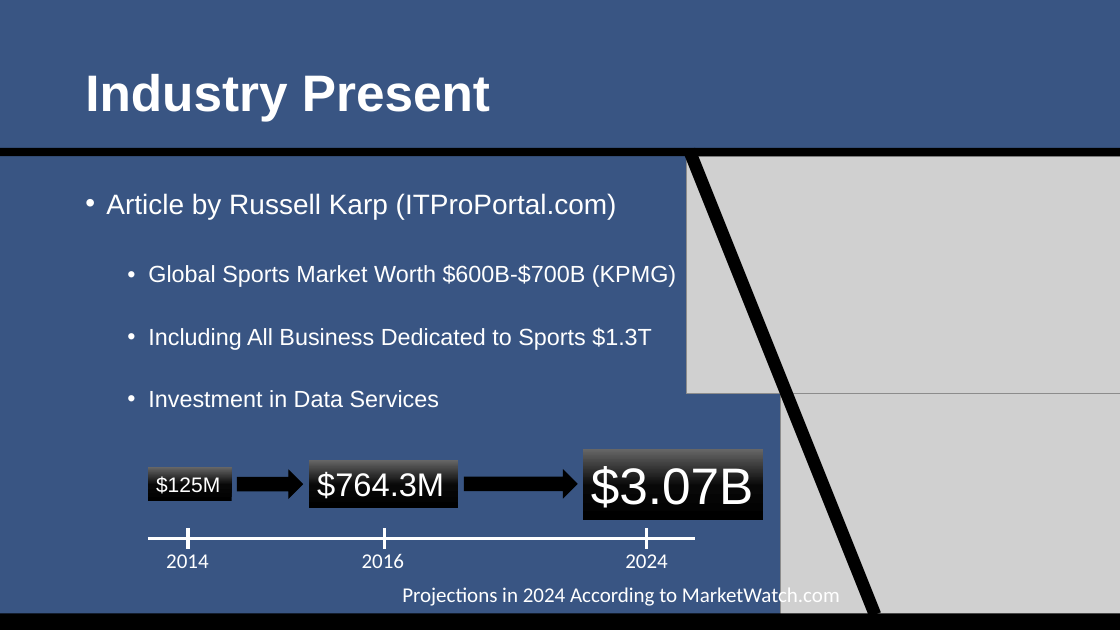
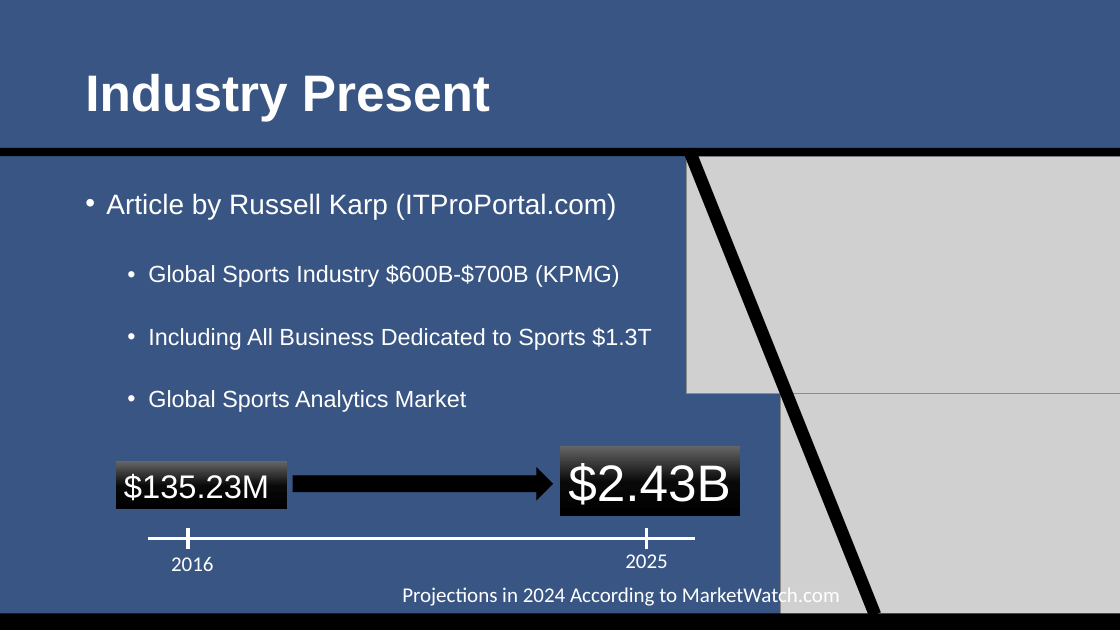
Before and after one commit to SuperMarioGiacomazzo/STOR538_WEBSITE, a slide deck: slide 8 of Slides/Sports Analytics 3/Sports_Analytics_3_Lecture.pptx. Drawn at 1120x630 pixels with LibreOffice and Linux fonts; fonts in the diff are those of the drawing; grey boxes stand for pictures. Boxes give left, top, right and bottom in pixels: in the first picture for what was removed or moved away, otherwise in the second. Text is boxed around its words. In the diff, an @@ line names an element or a change of style, - is before the commit and + after.

```diff
--- a/Slides/Sports Analytics 3/Sports_Analytics_3_Lecture.pptx
+++ b/Slides/Sports Analytics 3/Sports_Analytics_3_Lecture.pptx
@@ text at bbox=[148, 264, 619, 287]: text changed @@
-  • Global Sports Market Worth $600B-$700B (KPMG)
+  • Global Sports Industry $600B-$700B (KPMG)
@@ text at bbox=[148, 390, 466, 412]: text changed @@
-  • Investment in Data Services
+  • Global Sports Analytics Market
@@ rectangle "$2.43B": place and size @@
-rectangle "$2.43B" at bbox=[582, 450, 763, 520]
+rectangle "$2.43B" at bbox=[560, 446, 741, 517]
@@ rectangle "$135.23M": place and size @@
-rectangle "$135.23M" at bbox=[309, 460, 459, 508]
+rectangle "$135.23M" at bbox=[116, 461, 287, 509]
@@ text in rectangle at bbox=[124, 473, 269, 500]: text changed @@
-$764.3M
+$135.23M
@@ rectangle removed at bbox=[148, 467, 232, 501] @@
-$125M
@@ right arrow removed at bbox=[238, 471, 302, 497] @@
@@ right arrow: place and size @@
-right arrow at bbox=[465, 471, 577, 497]
+right arrow at bbox=[293, 468, 553, 499]
@@ text in rectangle at bbox=[568, 460, 731, 505]: text changed @@
-$3.07B
+$2.43B
@@ line removed from (385, 528) to (385, 549) @@
@@ text "2016": place and size @@
-text "2016" at bbox=[362, 554, 405, 568]
+text "2016" at bbox=[171, 557, 214, 571]
@@ text removed at bbox=[166, 554, 209, 568] @@
-2014
@@ text at bbox=[625, 554, 668, 568]: text changed @@
-2024
+2025
```
Also in this commit, not shown: 2 other slides changed, 1 slide removed, 19 other files.
